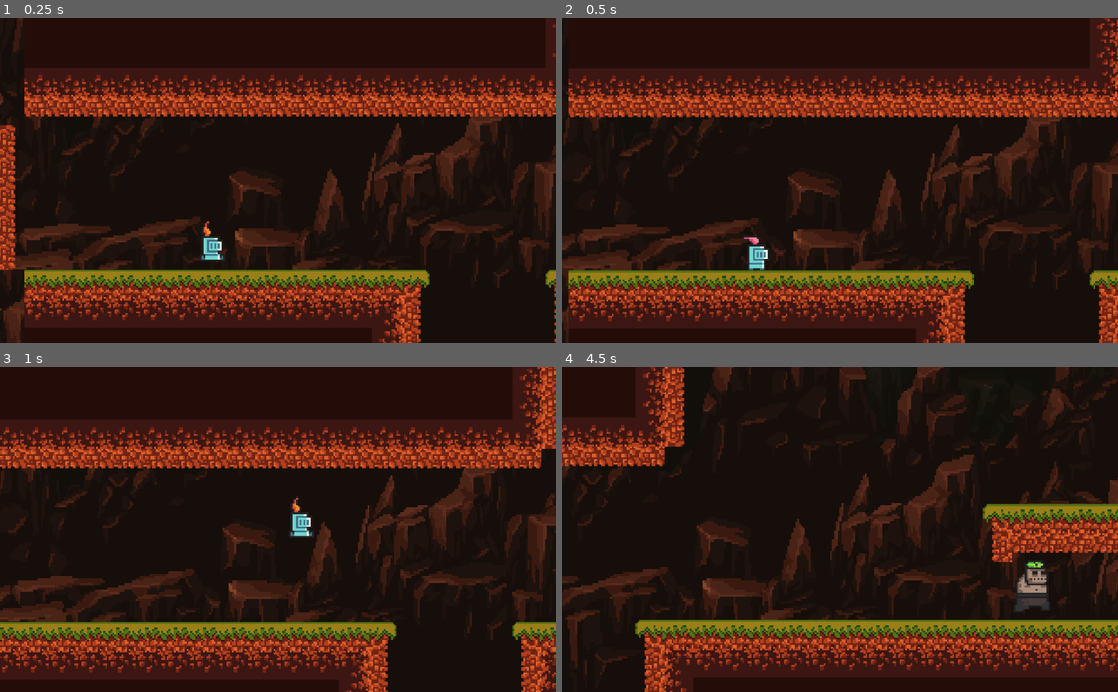
Above: before the commit, frames 1-4 (two rows, left to right).
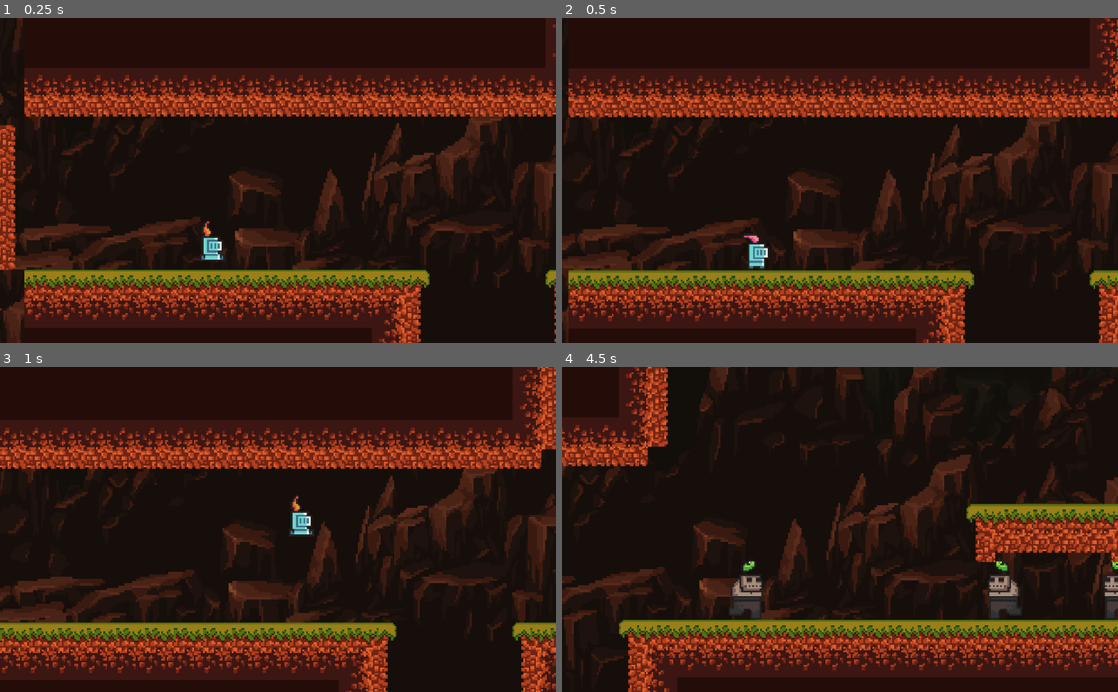
Above: after the commit, the same moments.

Repository: danielson150/game_debravador_mediterraneo
Game: Godot game, scene res://src/Levels/FirstLevel.tscn
Two runs of this game, one before a commit and one after it. Both use one fixed random seed, a clock stepped at 60 frames per second and the inputs below.
Inputs:
- Up to frame 1 (0.25 s): no input
- Up to frame 2 (0.5 s): no input
- Up to frame 3 (1 s): hold D (move_right) from 0.53 s (still down); tap W (jump) at 0.77 s
- Up to frame 4 (4.5 s): tap W (jump) at 1.52, 3.02, 3.77 s; release D (move_right) at 2.03 s; hold A (move_left) 2.03-2.78 s; hold D (move_right) 2.78-4.28 s; hold A (move_left) from 4.28 s (still down)

Frame 1 is identical in both runs. In frame 2, 0.2% of the frame differs, in the area x 32-37%, y 66-78%; in frame 3, 5.5%; in frame 4, 22%, in the area x 0-100%, y 0-100%.

Commit message:
feat: make enemy die

Diff:
--- a/game/project.godot
+++ b/game/project.godot
@@ -58,6 +58,7 @@
 "events": [ Object(InputEventKey,"resource_local_to_scene":false,"resource_name":"","device":0,"alt":false,"shift":false,"control":false,"meta":false,"command":false,"pressed":false,"scancode":65,"unicode":0,"echo":false,"script":null)
 , Object(InputEventJoypadButton,"resource_local_to_scene":false,"resource_name":"","device":0,"button_index":14,"pressure":0.0,"pressed":false,"script":null)
 , Object(InputEventJoypadMotion,"resource_local_to_scene":false,"resource_name":"","device":0,"axis":0,"axis_value":-1.0,"script":null)
+, Object(InputEventKey,"resource_local_to_scene":false,"resource_name":"","device":0,"alt":false,"shift":false,"control":false,"meta":false,"command":false,"pressed":false,"scancode":16777231,"unicode":0,"echo":false,"script":null)
  ]
 }
 move_right={
@@ -65,6 +66,7 @@
 "events": [ Object(InputEventKey,"resource_local_to_scene":false,"resource_name":"","device":0,"alt":false,"shift":false,"control":false,"meta":false,"command":false,"pressed":false,"scancode":68,"unicode":0,"echo":false,"script":null)
 , Object(InputEventJoypadButton,"resource_local_to_scene":false,"resource_name":"","device":0,"button_index":15,"pressure":0.0,"pressed":false,"script":null)
 , Object(InputEventJoypadMotion,"resource_local_to_scene":false,"resource_name":"","device":0,"axis":0,"axis_value":1.0,"script":null)
+, Object(InputEventKey,"resource_local_to_scene":false,"resource_name":"","device":0,"alt":false,"shift":false,"control":false,"meta":false,"command":false,"pressed":false,"scancode":16777233,"unicode":0,"echo":false,"script":null)
  ]
 }
 jump={
@@ -72,6 +74,7 @@
 "events": [ Object(InputEventKey,"resource_local_to_scene":false,"resource_name":"","device":0,"alt":false,"shift":false,"control":false,"meta":false,"command":false,"pressed":false,"scancode":87,"unicode":0,"echo":false,"script":null)
 , Object(InputEventKey,"resource_local_to_scene":false,"resource_name":"","device":0,"alt":false,"shift":false,"control":false,"meta":false,"command":false,"pressed":false,"scancode":32,"unicode":0,"echo":false,"script":null)
 , Object(InputEventJoypadButton,"resource_local_to_scene":false,"resource_name":"","device":0,"button_index":0,"pressure":0.0,"pressed":false,"script":null)
+, Object(InputEventKey,"resource_local_to_scene":false,"resource_name":"","device":0,"alt":false,"shift":false,"control":false,"meta":false,"command":false,"pressed":false,"scancode":16777232,"unicode":0,"echo":false,"script":null)
  ]
 }
 
--- a/game/src/Actors/Player.gd
+++ b/game/src/Actors/Player.gd
@@ -2,6 +2,11 @@
 
 const  MAX_JUMP: = 1
 var jump_count = 0
+export var stomp_inpulse: = 300
+
+func _on_EnemyDetector_area_entered(area: Area2D) -> void:
+	_velocity = calculate_stomp_velocity(_velocity, stomp_inpulse)
+
 
 # Embora essa função esteja sendo chamada aqui, a classe extende a classe Actor
 # então todos os métodos da função de memso nome na classe Actor será executada
@@ -11,6 +16,7 @@
 	_velocity = calculate_move_velocity(_velocity, direction, speed, is_jump_interupted)
 	set_animation(direction)
 	_velocity = move_and_slide(_velocity, FLOOR_NORMAL)
+
 
 func get_direction() -> Vector2:
 	return Vector2(
@@ -52,3 +58,9 @@
 			$AnimatedSprite.flip_h = false
 		else:
 			$AnimatedSprite.play('idle')
+
+
+func calculate_stomp_velocity(linear_velocity: Vector2, impulse: float) -> Vector2:
+		var out: = linear_velocity
+		out.y = -impulse
+		return out
--- a/game/src/Actors/Player.tscn
+++ b/game/src/Actors/Player.tscn
@@ -17,20 +17,24 @@
 "name": "idle",
 "speed": 8.0
 }, {
+"frames": [ ExtResource( 7 ), ExtResource( 2 ), ExtResource( 5 ), ExtResource( 8 ) ],
+"loop": true,
+"name": "run",
+"speed": 12.0
+}, {
 "frames": [ ExtResource( 6 ) ],
 "loop": false,
 "name": "jump",
 "speed": 50.0
-}, {
-"frames": [ ExtResource( 7 ), ExtResource( 2 ), ExtResource( 5 ), ExtResource( 8 ) ],
-"loop": true,
-"name": "run",
-"speed": 12.0
 } ]
 
 [sub_resource type="CapsuleShape2D" id=2]
 radius = 4.53719
 height = 6.22969
+
+[sub_resource type="CapsuleShape2D" id=3]
+radius = 5.0638
+height = 6.2666
 
 [node name="Player" type="KinematicBody2D"]
 collision_mask = 6
@@ -42,7 +46,7 @@
 playing = true
 
 [node name="CollisionShape2D" type="CollisionShape2D" parent="."]
-position = Vector2( 0.463928, 5.68313 )
+position = Vector2( 0.463928, 6.67478 )
 shape = SubResource( 2 )
 
 [node name="Camera2D" type="Camera2D" parent="."]
@@ -52,3 +56,11 @@
 limit_bottom = 600
 limit_smoothed = true
 smoothing_enabled = true
+
+[node name="EnemyDetector" type="Area2D" parent="."]
+
+[node name="CollisionShape2D" type="CollisionShape2D" parent="EnemyDetector"]
+modulate = Color( 0.803922, 0.996078, 0.0196078, 1 )
+position = Vector2( 0.357231, 6.5814 )
+shape = SubResource( 3 )
+[connection signal="area_entered" from="EnemyDetector" to="." method="_on_EnemyDetector_area_entered"]
--- a/game/src/Actors/Zombie.gd
+++ b/game/src/Actors/Zombie.gd
@@ -1,7 +1,17 @@
 extends "res://src/Actors/Actor.gd"
 
+
 func _ready() -> void:
+	set_physics_process(false)
 	_velocity.x = -speed.x
+
+
+func _on_PlayerDetector_body_entered(body: Node) -> void:
+	if body.global_position.y > get_node("PlayerDetector").global_position.y:
+		return
+	get_node("CollisionShape2D").disabled = true
+	queue_free()
+
 
 func _physics_process(delta: float) -> void:
 	_velocity.y += gravity * delta
@@ -10,6 +20,7 @@
 		_velocity  *= -1.0
 	_velocity.y = move_and_slide(_velocity, FLOOR_NORMAL).y
 
+
 func set_animation(velocity: Vector2) -> void:
 	if velocity.x < 0:
 		$AnimatedSprite.flip_h = true
--- a/game/src/Actors/Zombie.tscn
+++ b/game/src/Actors/Zombie.tscn
@@ -18,6 +18,9 @@
 radius = 7.17924
 height = 8.13039
 
+[sub_resource type="RectangleShape2D" id=3]
+extents = Vector2( 8.76945, 3.10693 )
+
 [node name="Zombie" type="KinematicBody2D"]
 collision_layer = 2
 collision_mask = 13
@@ -25,6 +28,7 @@
 speed = Vector2( 75, 300 )
 
 [node name="AnimatedSprite" type="AnimatedSprite" parent="."]
+position = Vector2( 0.330547, -0.220366 )
 frames = SubResource( 1 )
 animation = "run"
 frame = 1
@@ -33,3 +37,18 @@
 [node name="CollisionShape2D" type="CollisionShape2D" parent="."]
 position = Vector2( 0.463928, 5.68313 )
 shape = SubResource( 2 )
+
+[node name="VisibilityEnabler2D" type="VisibilityEnabler2D" parent="."]
+visible = false
+position = Vector2( 0, 6.62494 )
+process_parent = true
+physics_process_parent = true
+
+[node name="PlayerDetector" type="Area2D" parent="."]
+modulate = Color( 0.00392157, 0.0862745, 0.980392, 1 )
+collision_layer = 0
+
+[node name="CollisionShape2D" type="CollisionShape2D" parent="PlayerDetector"]
+position = Vector2( 0, -8.51488 )
+shape = SubResource( 3 )
+[connection signal="body_entered" from="PlayerDetector" to="." method="_on_PlayerDetector_body_entered"]
--- a/game/src/Levels/FirstLevel.tscn
+++ b/game/src/Levels/FirstLevel.tscn
@@ -48,7 +48,13 @@
 [node name="Enemies" type="Node2D" parent="."]
 
 [node name="Zombie" parent="Enemies" instance=ExtResource( 6 )]
-position = Vector2( 464.464, 544 )
+position = Vector2( 474.464, 544 )
+
+[node name="Zombie2" parent="Enemies" instance=ExtResource( 6 )]
+position = Vector2( 608, 544 )
+
+[node name="Zombie3" parent="Enemies" instance=ExtResource( 6 )]
+position = Vector2( 544, 544 )
 
 [node name="Map" type="Node2D" parent="."]
 
Not shown: 1 places in game/src/Actors/Player.tscn that only renumber resources
Not shown: 1 places in game/src/Actors/Zombie.tscn that only renumber resources
